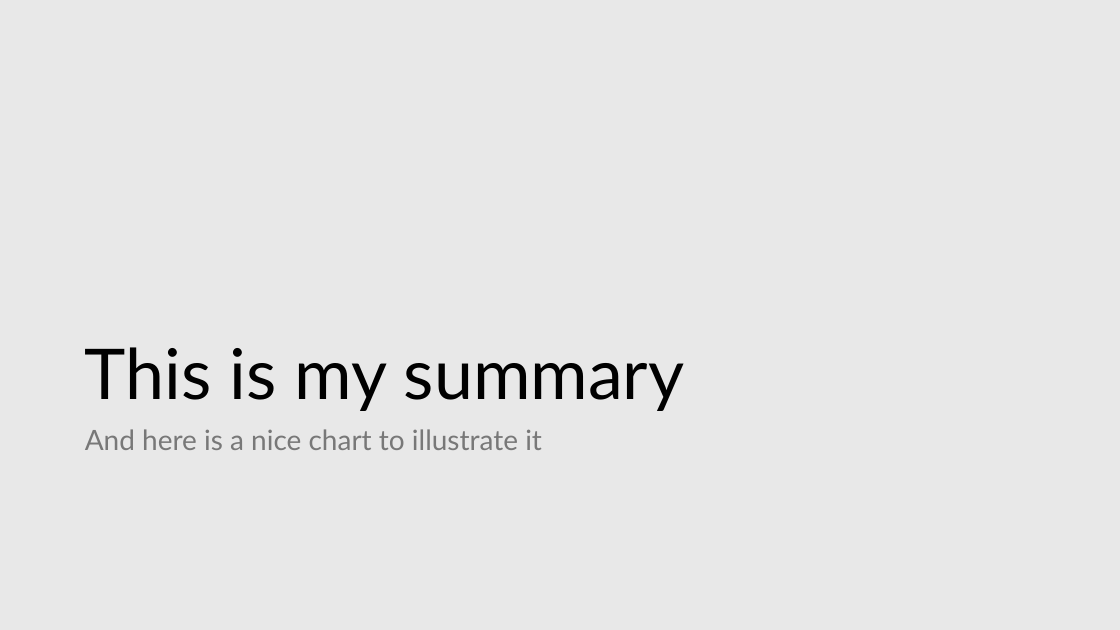
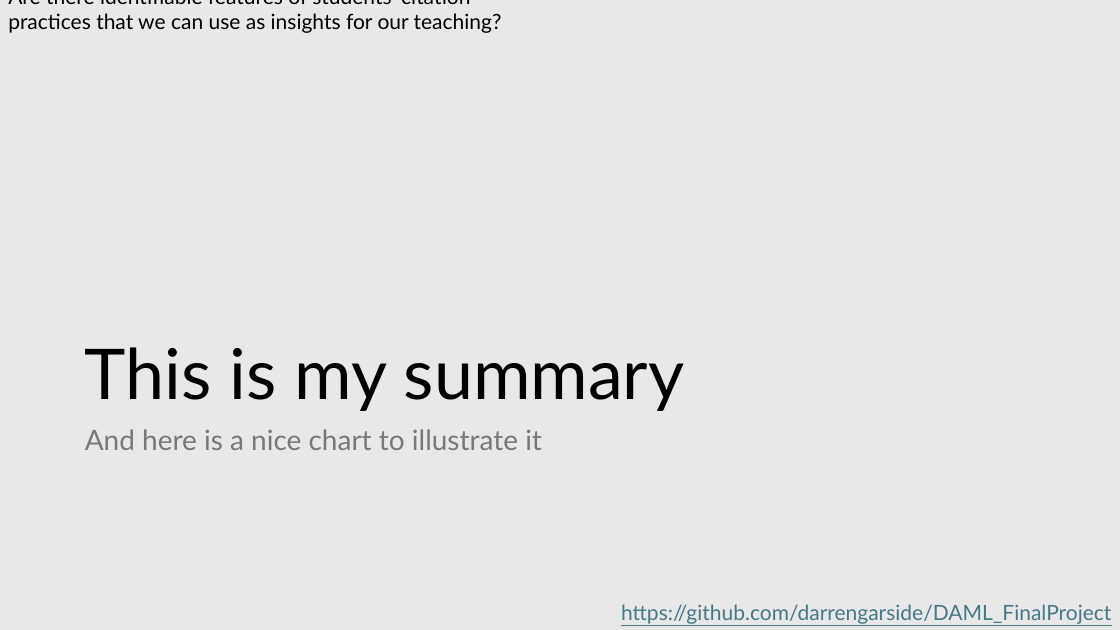
Before and after one commit to darrengarside/DAML_FinalProject, a slide deck: slide 10 of Final project prompt slides.pptx (slide 5 before the commit). Drawn at 1120x630 pixels with LibreOffice and Linux fonts; fonts in the diff are those of the drawing; background and template pictures are left out. Boxes give left, top, right and bottom in pixels: in the first picture for what was removed or moved away, otherwise in the second. Text is boxed around its words. In the diff, an @@ line names an element or a change of style, - is before the commit and + after.

```diff
--- a/Final project prompt slides.pptx
+++ b/Final project prompt slides.pptx
@@ text added at (x1=8, y1=0, x2=502, y2=33), 18 pt, text #000000 @@
+Are there identifiable features of students’ citation practices that we can use as insights for our teaching?
@@ text added at (x1=621, y1=604, x2=1111, y2=624), 18 pt, text #467886, underline @@
+https://github.com/darrengarside/DAML_FinalProject
```
Also in this commit, not shown: 1 other slide changed, 6 slides added, 1 slide removed.
